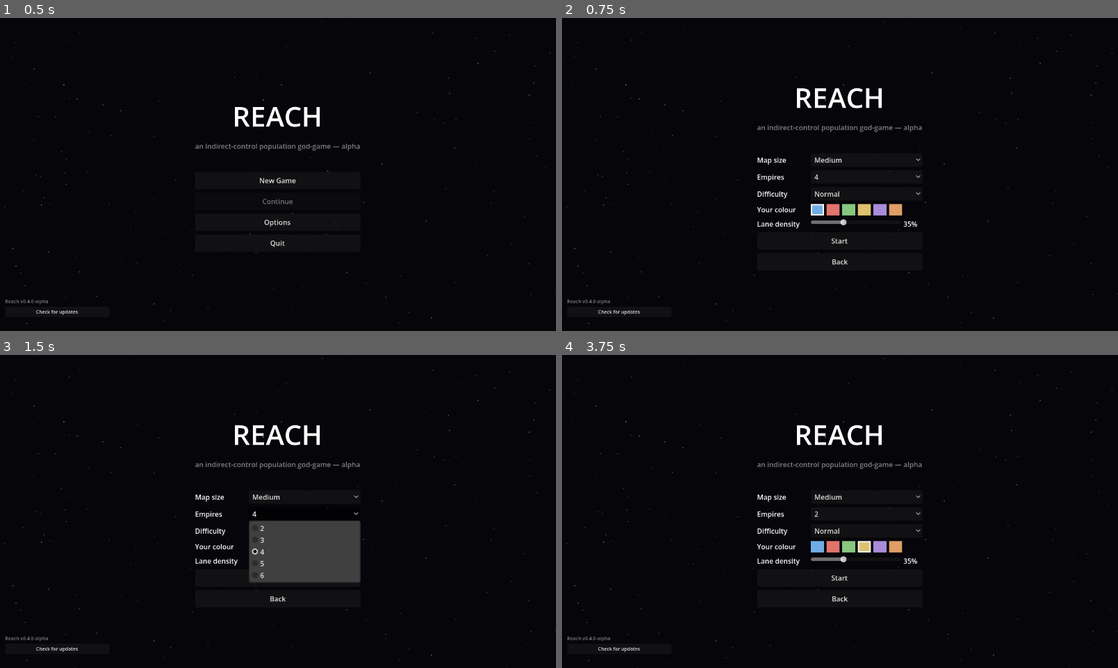
Above: before the commit, frames 1-4 (two rows, left to right).
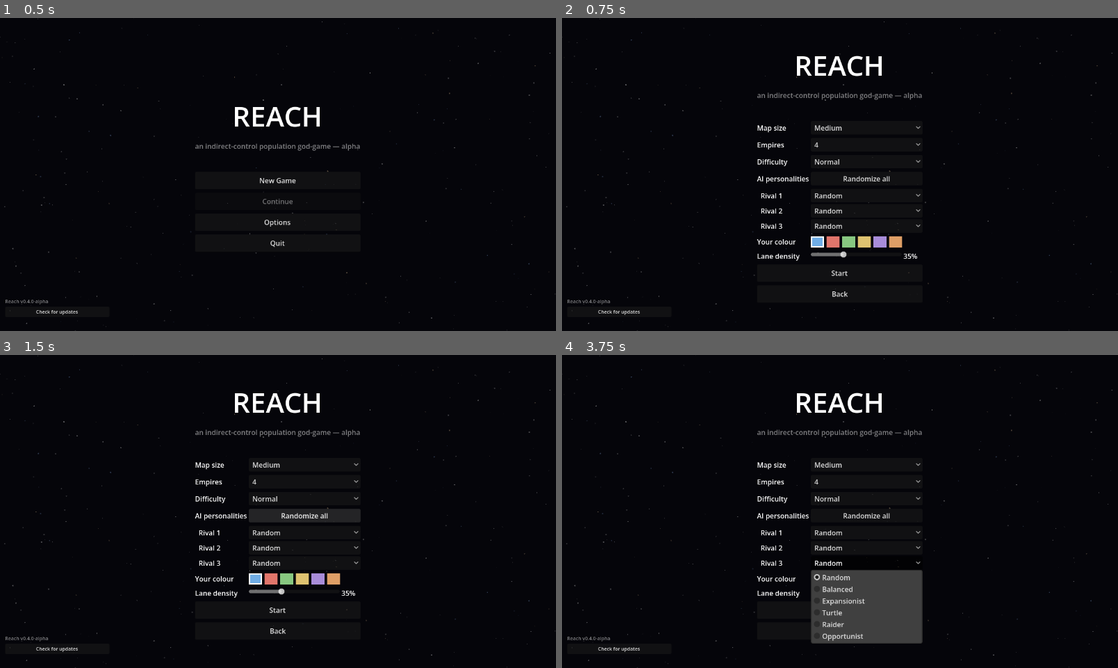
Above: after the commit, the same moments.

Repository: evyatarmitz/reach
Game: Godot game, scene res://menu/menu.tscn
Two runs of this game, one before a commit and one after it. Both use one fixed random seed, a clock stepped at 60 frames per second and the inputs below.
Inputs (mouse positions are in pixels of both pictures, inside the frame that each line leads up to):
- Up to frame 1 (0.5 s): no input
- Up to frame 2 (0.75 s): click "New Game" at 0.5 s
- Up to frame 3 (1.5 s): click (305, 514) at 1.25 s, where only the run after the commit has a clickable "Randomize all"
- Up to frame 4 (3.75 s): click (867, 533) at 2 s, where only the run after the commit has a clickable "Random"; click (867, 549) at 2.75 s, where only the run after the commit has a clickable "Random"; click (867, 561) at 3.5 s, where only the run after the commit has a clickable "Random"

Frame 1 is identical in both runs. In frame 2, 3.7% of the frame differs, in the area x 35-65%, y 12-90%; in frame 3, 6.9%; in frame 4, 7.6%, in the area x 35-65%, y 12-93%.

Commit message:
Menu: per-rival AI personality pickers
New Game now has an "AI personalities" section: one picker per rival empire
(Random + the five personalities), rebuilt when the empire count changes, plus
a "Randomize all" button. Writes ai_personalities into the config (-1 = random).

Diff:
--- a/desktop/menu/menu.gd
+++ b/desktop/menu/menu.gd
@@ -23,6 +23,8 @@
 var _size_val_label: Label
 var _empire_opt: OptionButton
 var _diff_opt: OptionButton
+var _persona_box: VBoxContainer
+var _persona_opts: Array = []   # one OptionButton per rival empire
 var _lane_slider: HSlider
 var _lane_val_label: Label
 var _player_color_idx: int = 0
@@ -137,6 +139,27 @@
 	_settings_box.add_child(_size_slider_row)
 	_empire_opt = _labeled_option("Empires", EMPIRES.map(func(n): return str(n)), 2)
 	_diff_opt = _labeled_option("Difficulty", DIFFS.map(func(d): return d[0]), 1)
+	# AI personalities — one picker per rival empire. Each rival defaults to "Random";
+	# "Randomize all" sets every picker back to Random. Rebuilt when the empire count
+	# changes so the number of rows always matches the number of AI rivals.
+	var persona_header := HBoxContainer.new()
+	var ph_label := Label.new()
+	ph_label.text = "AI personalities"
+	ph_label.custom_minimum_size = Vector2(120, 0)
+	persona_header.add_child(ph_label)
+	var rand_all := Button.new()
+	rand_all.text = "Randomize all"
+	rand_all.size_flags_horizontal = Control.SIZE_EXPAND_FILL
+	rand_all.pressed.connect(func() -> void:
+		for o in _persona_opts:
+			o.selected = 0)   # 0 = Random
+	persona_header.add_child(rand_all)
+	_settings_box.add_child(persona_header)
+	_persona_box = VBoxContainer.new()
+	_persona_box.add_theme_constant_override("separation", 4)
+	_settings_box.add_child(_persona_box)
+	_empire_opt.item_selected.connect(func(_i: int) -> void: _rebuild_persona_rows())
+	_rebuild_persona_rows()
 	_build_color_row()
 	# Lane density: how many hyperlanes connect the stars. 0% = a single spanning tree
 	# (one connected wire, no islands); 100% = every planar near-neighbour lane. The map
@@ -305,6 +328,32 @@
 	_select_color(0)
 
 
+# Rebuild the per-rival personality pickers to match the current empire count.
+# Option 0 is "Random"; options 1.. map to SimConstants.PERSONALITY_NAMES.
+func _rebuild_persona_rows() -> void:
+	for c in _persona_box.get_children():
+		_persona_box.remove_child(c)
+		c.queue_free()
+	_persona_opts.clear()
+	var rivals: int = EMPIRES[_empire_opt.selected] - 1   # player is one of the empires
+	var items: Array = ["Random"]
+	items.append_array(SimConstants.PERSONALITY_NAMES)
+	for r in rivals:
+		var row := HBoxContainer.new()
+		var l := Label.new()
+		l.text = "  Rival %d" % (r + 1)
+		l.custom_minimum_size = Vector2(120, 0)
+		row.add_child(l)
+		var opt := OptionButton.new()
+		opt.size_flags_horizontal = Control.SIZE_EXPAND_FILL
+		for it in items:
+			opt.add_item(it)
+		opt.selected = 0   # Random by default
+		row.add_child(opt)
+		_persona_box.add_child(row)
+		_persona_opts.append(opt)
+
+
 func _select_color(idx: int) -> void:
 	_player_color_idx = idx
 	for i in _color_swatches.size():
@@ -328,10 +377,14 @@
 	var count: int = SIZES[_size_opt.selected][1]
 	if count == -1:
 		count = int(_size_slider.value)
+	var personas: Array = []
+	for o in _persona_opts:
+		personas.append(o.selected - 1)   # 0 -> -1 (random), i -> personality i-1
 	Session.config = {
 		"system_count": count,
 		"empire_count": EMPIRES[_empire_opt.selected],
 		"ai_efficiency": DIFFS[_diff_opt.selected][1],
+		"ai_personalities": personas,
 		"lane_density": _lane_slider.value / 100.0,
 		"player_color_idx": _player_color_idx,
 		"seed": randi(),
